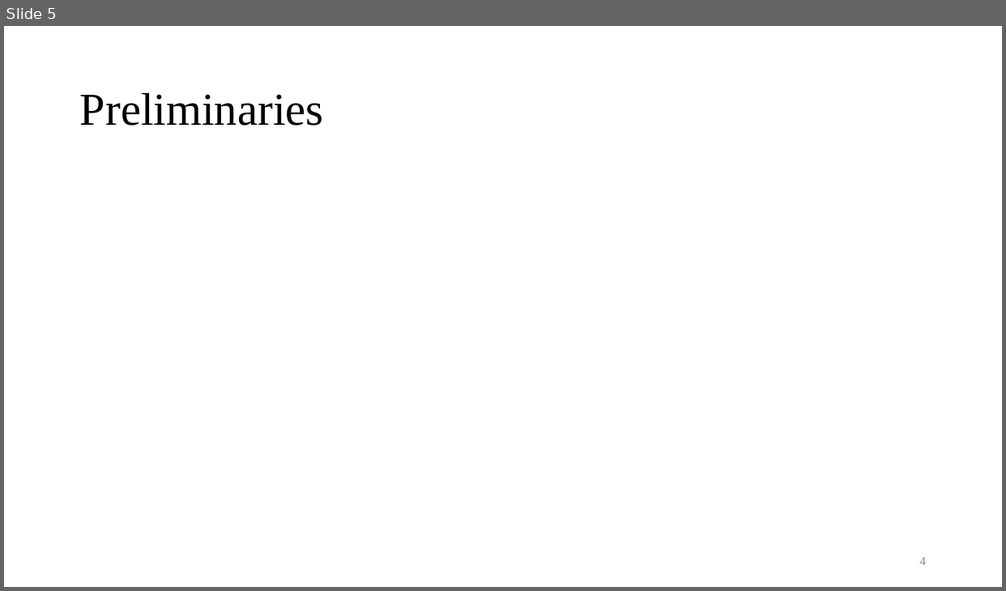
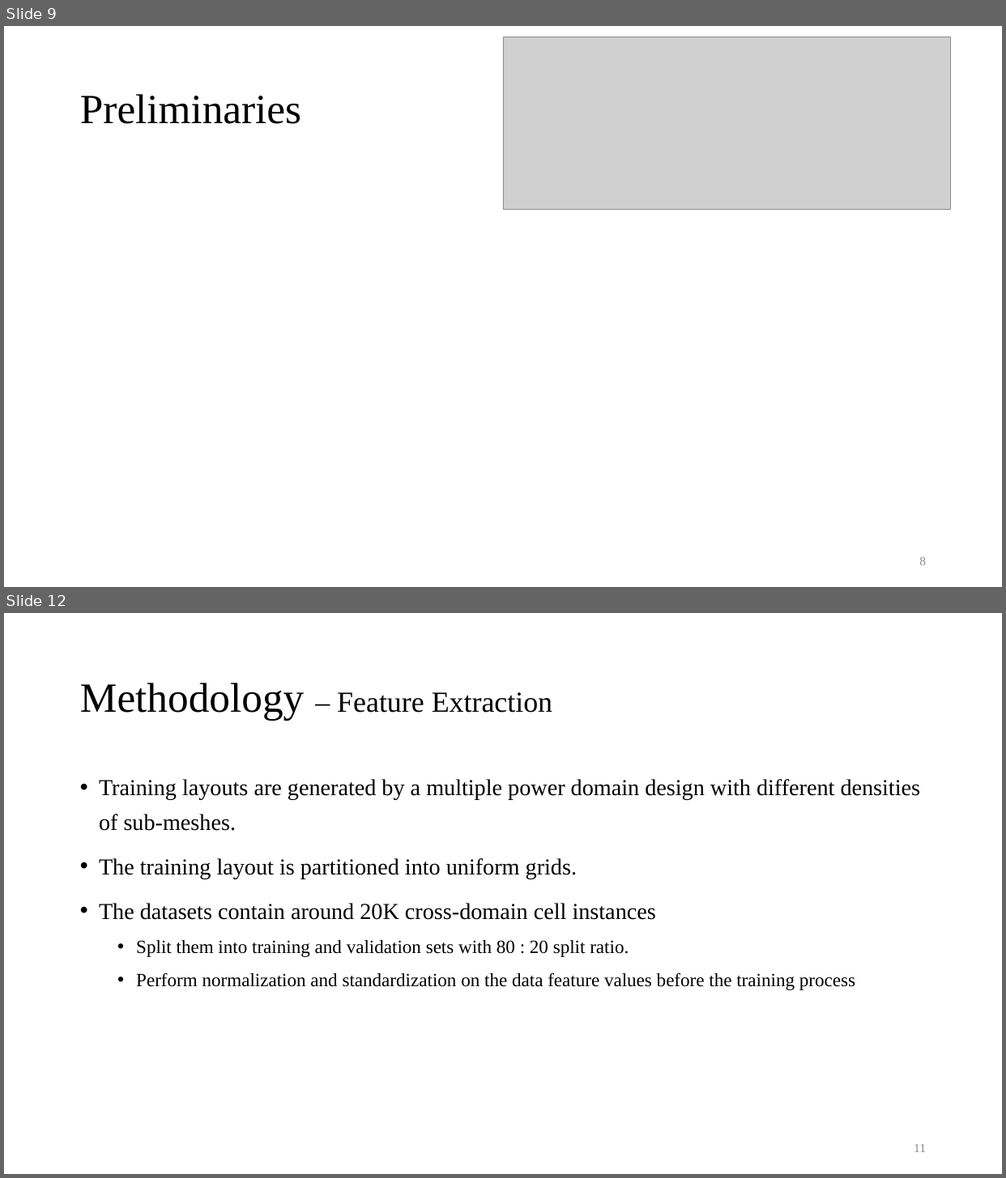
Before and after one commit to Pacific-Feng-Studuies/Studied-Papers, a slide deck: GM/powerplan/Power Sub-Mesh Construction in Multiple Power Domain Design/Power Sub-Mesh Construction in Multiple Power Domain Design.pptx. Shown one above the other, each under a label of ours: slide 5 before the commit, slides 9 and 12 after it; the slides between them are not shown. The pictures are 1006x591 and 1006x1178 pixels, drawn with LibreOffice and Linux fonts; fonts in the diff are those of the drawing; grey boxes stand for pictures. Boxes give left, top, right and bottom in pixels: in the first picture for what was removed or moved away, otherwise in the second. Text is boxed around its words. In the diff, an @@ line names an element or a change of style, - is before the commit and + after.

```diff
--- a/GM/powerplan/Power Sub-Mesh Construction in Multiple Power Domain Design/Power Sub-Mesh Construction in Multiple Power Domain Design.pptx
+++ b/GM/powerplan/Power Sub-Mesh Construction in Multiple Power Domain Design/Power Sub-Mesh Construction in Multiple Power Domain Design.pptx
@@ slide 12 added at bbox=[4, 613, 1002, 1174], background #FFFFFF @@
@@ title added at bbox=[80, 683, 552, 720], 28 pt, text #000000 @@
+Methodology – Feature Extraction
@@ text added at bbox=[99, 779, 921, 990], 22 pt, text #000000 @@
+• Training layouts are generated by a multiple power domain design with different densities of sub-meshes.
+• The training layout is partitioned into uniform grids.
+• The datasets contain around 20K cross-domain cell instances
+  • Split them into training and validation sets with 80 : 20 split ratio.
+  • Perform normalization and standardization on the data feature values before the training process
@@ page number added at bbox=[914, 1144, 926, 1152], 12 pt, text #8C8C8C @@
+11
@@ what was slide 5 is now slide 9 @@
@@ slide 9 changed as well @@
@@ picture added at bbox=[503, 37, 951, 209] @@
@@ title "Preliminaries" at bbox=[80, 94, 301, 124]: size 44 to 40 pt @@
@@ page number at bbox=[919, 557, 926, 565]: text changed @@
-4
+8
```
Also in this commit, not shown: 3 other slides changed, 22 other slides added, 1 slide removed.
